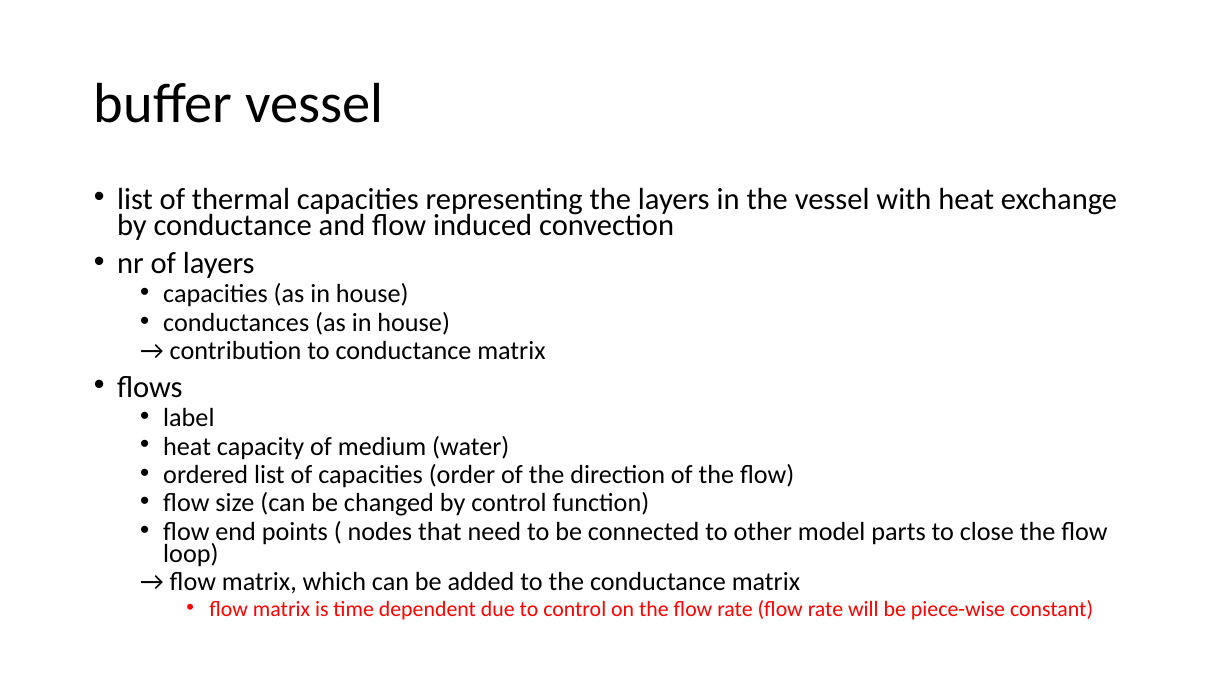
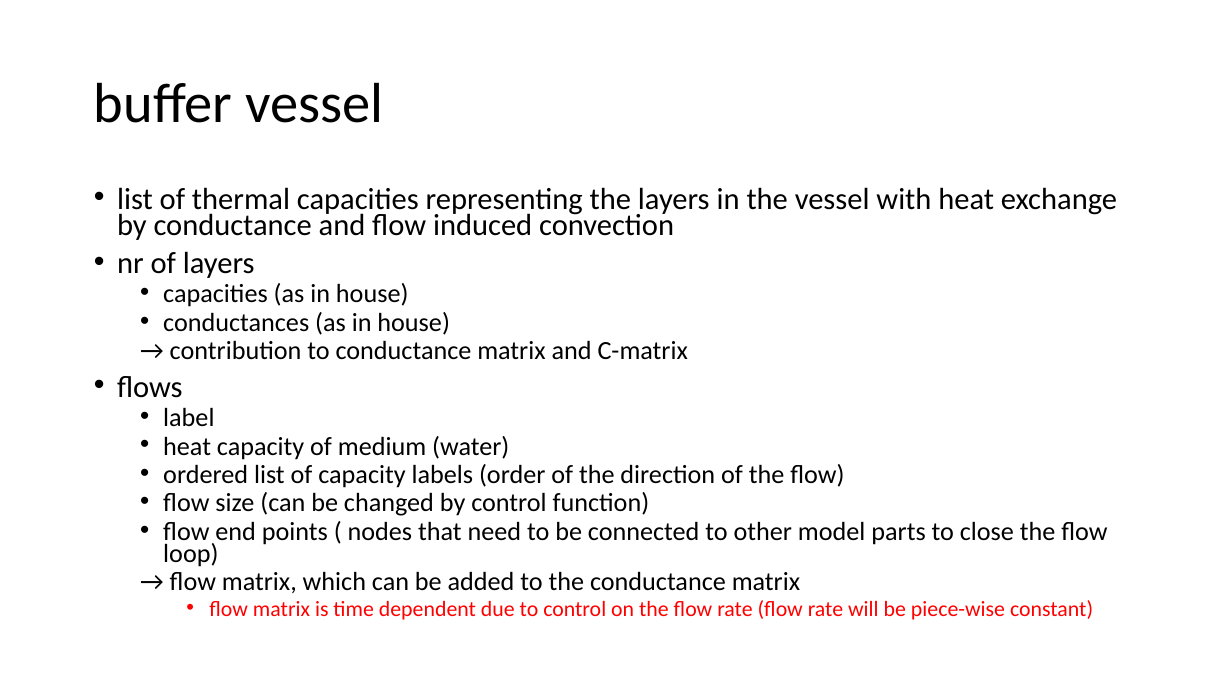
Before and after one commit to hancse/twozone_housemodel, a slide deck: slide 23 of Documentation/House_model_References/Pictures/New Microsoft PowerPoint Presentation_merge.pptx. Drawn at 1232x693 pixels with LibreOffice and Linux fonts; fonts in the diff are those of the drawing. Boxes give left, top, right and bottom in pixels: in the first picture for what was removed or moved away, otherwise in the second. Text is boxed around its words. In the diff, an @@ line names an element or a change of style, - is before the commit and + after.

```diff
--- a/Documentation/House_model_References/Pictures/New Microsoft PowerPoint Presentation_merge.pptx
+++ b/Documentation/House_model_References/Pictures/New Microsoft PowerPoint Presentation_merge.pptx
@@ text at box(170, 340, 688, 359): text changed @@
-  → contribution to conductance matrix
+  → contribution to conductance matrix and C-matrix
@@ text at box(163, 464, 844, 488): text changed @@
-  • ordered list of capacities (order of the direction of the flow)
+  • ordered list of capacity labels (order of the direction of the flow)
```
Also in this commit, not shown: 1 other slide changed.
